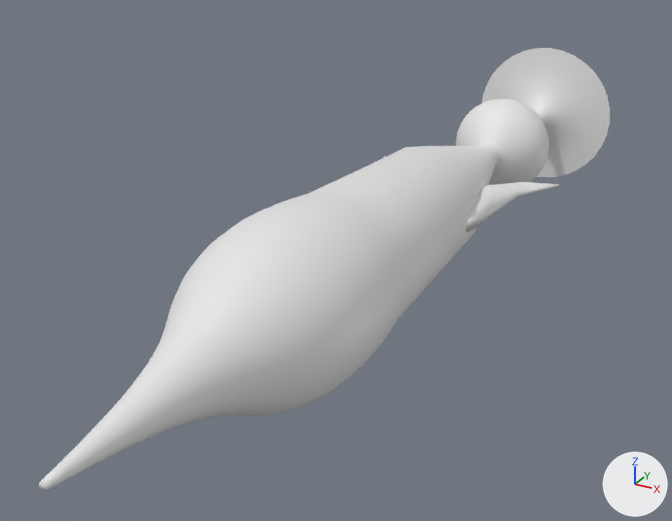
The glTF model frontend/public/fish515.glb: old version first, new version second.
Camera for both pictures: a 50 mm camera at (6.48, -18.47, 6.03) aimed at (-0.82, -5.2, -0.61). Lighting does not change. The marker at lower right points along +X, +Y and +Z. The picture after the commit comes second. Vertices at exactly the same position are counted once.

The scene before the commit, as lines of its bpy script (objects in view):
```python
me_headmesh5_074 = bpy.data.meshes.new('HeadMesh5.074')
me_headmesh5_074.from_pydata(...)  # 3872 vertices, 7732 faces; spans x -1.9..1.9, y -13.0..4.1, z -1.6..1.6
# faces by material slot: [3870, 824, 3038]
me_headmesh5_074.materials.append(mat_headmaterial_569)  # white #e7e7e7
me_headmesh5_074.materials.append(mat_bodymaterial_569)  # white #e7e7e7
me_headmesh5_074.materials.append(mat_tailmaterial_569)  # white #e7e7e7
ob_fish = bpy.data.objects.new('Fish', me_headmesh5_074)
ob_fish.location = (0.0, 0.0, 0.0)
```
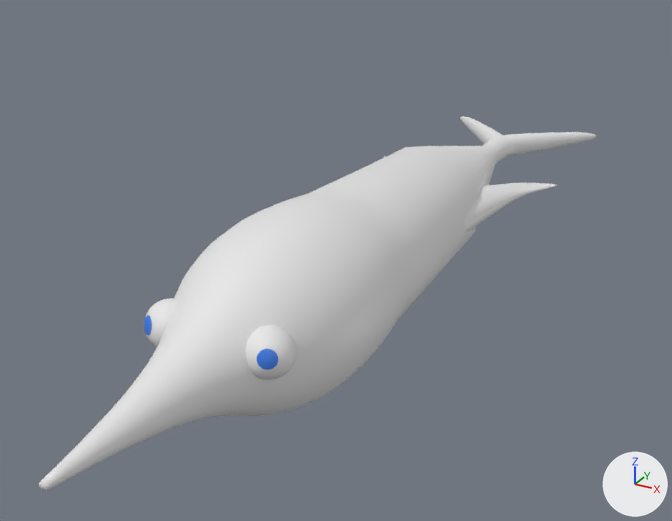
The change, as JSON lines over the scene's bpy script:
```json
{"op": "add", "block": "mat_material_687", "code": ["mat_material_687 = principled_material('Material.687')", "mat_material_687.base_color = (0.0465, 0.203, 0.8)  # blue #3d7ce7"]}
{"op": "add", "block": "mat_tailmaterial_343", "code": ["mat_tailmaterial_343 = principled_material('TailMaterial.343')", "mat_tailmaterial_343.base_color = (0.8, 0.8, 0.8)  # white #e7e7e7"]}
{"block": "me_headmesh5_074", "where": "# used by ob_fish; location = (0.0, 0.0, 0.0)"}
{"op": "remove", "block": "me_headmesh5_074", "code": "me_headmesh5_074.from_pydata(...)  # 3872 vertices, 7732 faces; spans x -1.9..1.9, y -13.0..4.1, z -1.6..1.6"}
{"op": "add", "block": "me_headmesh5_074", "code": "me_headmesh5_074.from_pydata(...)  # 4515 vertices, 8956 faces; spans x -1.9..1.9, y -13.0..2.7, z -1.4..1.4"}
{"block": "me_headmesh5_074", "change": "me_headmesh5_074 part 1: a new loose piece of 482 vertices spanning x 0.4..1.1, y -10.2..-9.5, z -0.1..0.6"}
{"block": "me_headmesh5_074", "change": "me_headmesh5_074 part 2: a new loose piece of 482 vertices spanning x -1.1..-0.4, y -10.2..-9.5, z -0.1..0.6"}
{"block": "me_headmesh5_074", "change": "me_headmesh5_074 part 3: 23 vertices moved from x -0.2..1.9, y -3.2..0.2, z -0.4..0.4 to x -0.2..1.9, y -3.2..0.4, z -0.2..0.2; 1524 vertices removed from x -1.6..1.9, y -2.0..4.1, z -1.6..1.6; 1203 vertices added at x -1.7..1.9, y -4.4..2.7, z -0.3..0.3"}
{"op": "add", "block": "me_headmesh5_074", "code": "me_headmesh5_074.materials.append(mat_material_687)  # blue #3d7ce7"}
{"op": "add", "block": "me_headmesh5_074", "code": "me_headmesh5_074.materials.append(mat_tailmaterial_343)  # white #e7e7e7"}
```

What differs and where, as boxes (x1, y1, x2, y2) in the pictures (672 x 521 px; the box of a moved part takes in the faces that stretch with it):
```json
{"object": "Fish", "change": "reshaped", "before": [39, 48, 610, 491], "after": [39, 116, 596, 491], "on screen": "15% shorter"}
{"part": 1, "of": "me_headmesh5_074", "change": "added", "after": [246, 325, 297, 380]}
{"part": 2, "of": "me_headmesh5_074", "change": "added", "after": [144, 298, 176, 347]}
{"part": 3, "of": "me_headmesh5_074", "change": "moved or reshaped", "before": [407, 48, 610, 306], "after": [407, 116, 596, 306]}
```
